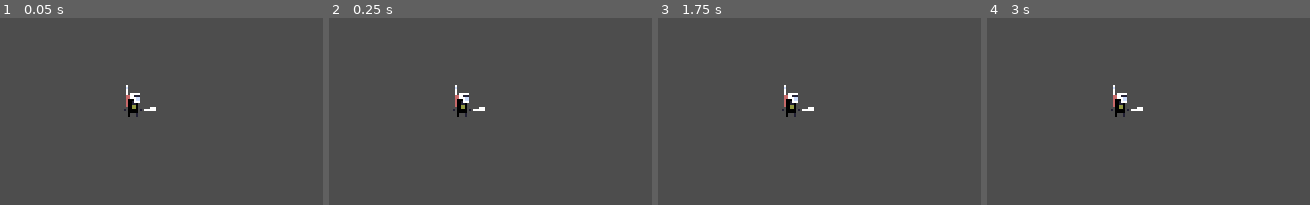
Above: before the commit, frames 1-4 (left to right).
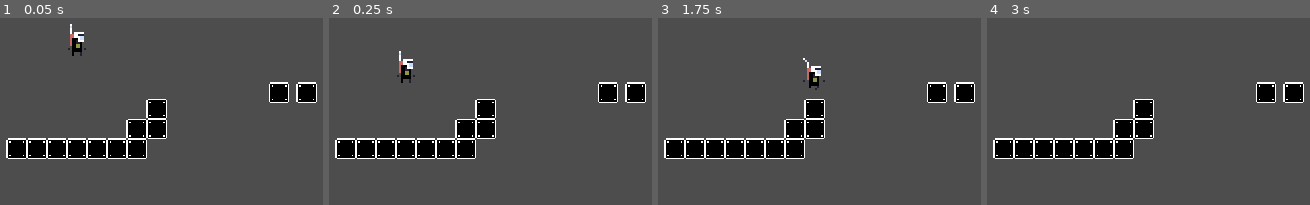
Above: after the commit, the same moments.

Repository: jsonify/Platform
Game: Godot game, scene res://World/world.tscn
The game is run twice, just before and just after one commit, with the same random seed, the same clock (stepped at 60 frames per second) and the same inputs.
Inputs:
- Up to frame 1 (0.05 s): no input
- Up to frame 2 (0.25 s): no input
- Up to frame 3 (1.75 s): tap Enter (ui_accept) at 0.5, 0.6, 0.77, 1.07, 1.35, 1.52 s; hold Right (ui_right) from 0.53 s (still down)
- Up to frame 4 (3 s): tap Enter (ui_accept) at 1.82, 2.1, 2.75, 2.85 s; release Right (ui_right) at 2.03 s; hold Left (ui_left) 2.03-2.78 s; hold Right (ui_right) from 2.78 s (still down)

The runs differ from the first frame. In frame 1, 9.2% of the frame differs, in the area x 1-99%, y 3-76%; in frame 2, 9.2%; in frame 3, 9.2%; in frame 4, 8.7%.

Commit message:
Got flying to work

Diff:
--- /dev/null
+++ b/Player/player.gd
@@ -0,0 +1,81 @@
+extends CharacterBody2D
+
+@export var SPEED := 100.0
+@export var JUMP_VELOCITY := -160.0
+@export var JUMP_RELEASE_FORCE := -40
+@export var MAX_SPEED := 75
+@export var ACCELERATION := 10
+@export var FRICTION := 10
+@export var GRAVITY := 5
+@export var ADDITIONAL_FALL_GRAVITY := 2
+@export var THRUST := -1
+@export var MAX_THRUST := 50
+
+@onready var animated_sprite := $AnimatedSprite2D
+@onready var animation_player := $AnimationPlayer
+
+enum state {
+	RUN,
+	JUMP,
+	FALL,
+	IDLE
+}
+
+# Get the gravity from the project settings to be synced with RigidBody nodes.
+var gravity = ProjectSettings.get_setting("physics/2d/default_gravity")
+
+func _physics_process(delta):
+	apply_gravity()
+	var input = Vector2.ZERO
+	input.x = Input.get_action_strength("ui_right") - Input.get_action_strength("ui_left")
+	if Input.is_action_pressed("ui_up"):
+
+		apply_thrust()
+
+	if input.x == 0:
+		animated_sprite.play("Idle")
+		apply_friction()
+	else:
+		animated_sprite.play("Run")
+
+		apply_acceleration(input.x)
+
+
+	if is_on_floor():
+		if Input.is_action_just_pressed("ui_accept"):
+			velocity.y = JUMP_VELOCITY
+	else:
+		if Input.is_action_just_released("ui_accept") and velocity.y < JUMP_RELEASE_FORCE:
+			velocity.y = JUMP_RELEASE_FORCE
+	fast_fall()
+	move_and_slide()
+
+func apply_thrust():
+#	animated_sprite.play("Fly")
+	velocity.y = lerp(0, MAX_THRUST, THRUST)
+
+func fast_fall():
+	if velocity.y > 0:
+#		animated_sprite.play("Fall")
+		velocity.y += ADDITIONAL_FALL_GRAVITY
+
+func apply_gravity():
+	velocity.y += GRAVITY
+
+func apply_acceleration(amount):
+	velocity.x = move_toward(velocity.x, MAX_SPEED * amount, ACCELERATION)
+
+func apply_friction():
+	velocity.x = move_toward(velocity.x, 0, FRICTION)
+
+func run_state():
+	pass
+
+func jump_state():
+	pass
+
+func fall_state():
+	pass
+
+func idle_state():
+	pass
--- a/Player/player.tscn
+++ b/Player/player.tscn
@@ -1,40 +1,194 @@
-[gd_scene load_steps=11 format=3 uid="uid://ddi8mvrcfnwit"]
-
-[ext_resource type="Texture2D" uid="uid://7m63d0kgelyv" path="res://Player/hero-run-jump-fall-idle.png" id="1_jqh8d"]
-
-[sub_resource type="AtlasTexture" id="AtlasTexture_wbatd"]
-atlas = ExtResource("1_jqh8d")
+[gd_scene load_steps=36 format=3 uid="uid://ddi8mvrcfnwit"]
+
+[ext_resource type="Script" path="res://Player/player.gd" id="1_rwnf5"]
+[ext_resource type="Texture2D" uid="uid://gqm6e10af7tq" path="res://Player/hero-run-hop-fall-idle_NO-WEAPON.png" id="2_bdphv"]
+[ext_resource type="Texture2D" uid="uid://bqlxrqlwf5x0o" path="res://Player/hero-fly-stop-start.png" id="3_ey3d5"]
+
+[sub_resource type="AtlasTexture" id="AtlasTexture_f25wg"]
+atlas = ExtResource("2_bdphv")
+region = Rect2(406, 0, 29, 22)
+
+[sub_resource type="AtlasTexture" id="AtlasTexture_kogc8"]
+atlas = ExtResource("2_bdphv")
+region = Rect2(377, 0, 29, 22)
+
+[sub_resource type="AtlasTexture" id="AtlasTexture_hhgxa"]
+atlas = ExtResource("2_bdphv")
+region = Rect2(348, 0, 29, 22)
+
+[sub_resource type="AtlasTexture" id="AtlasTexture_uihqr"]
+atlas = ExtResource("2_bdphv")
+region = Rect2(319, 0, 29, 22)
+
+[sub_resource type="AtlasTexture" id="AtlasTexture_g30t3"]
+atlas = ExtResource("3_ey3d5")
+region = Rect2(0, 0, 23, 34)
+
+[sub_resource type="AtlasTexture" id="AtlasTexture_hyjpd"]
+atlas = ExtResource("3_ey3d5")
+region = Rect2(23, 0, 23, 34)
+
+[sub_resource type="AtlasTexture" id="AtlasTexture_iao2m"]
+atlas = ExtResource("3_ey3d5")
+region = Rect2(46, 0, 23, 34)
+
+[sub_resource type="AtlasTexture" id="AtlasTexture_6hoa8"]
+atlas = ExtResource("3_ey3d5")
+region = Rect2(69, 0, 23, 34)
+
+[sub_resource type="AtlasTexture" id="AtlasTexture_vi8b6"]
+atlas = ExtResource("3_ey3d5")
+region = Rect2(184, 0, 23, 34)
+
+[sub_resource type="AtlasTexture" id="AtlasTexture_3lt6g"]
+atlas = ExtResource("3_ey3d5")
+region = Rect2(207, 0, 23, 34)
+
+[sub_resource type="AtlasTexture" id="AtlasTexture_d12ih"]
+atlas = ExtResource("3_ey3d5")
+region = Rect2(230, 0, 23, 34)
+
+[sub_resource type="AtlasTexture" id="AtlasTexture_sd3n6"]
+atlas = ExtResource("3_ey3d5")
+region = Rect2(253, 0, 23, 34)
+
+[sub_resource type="AtlasTexture" id="AtlasTexture_oi70c"]
+atlas = ExtResource("3_ey3d5")
+region = Rect2(92, 0, 23, 34)
+
+[sub_resource type="AtlasTexture" id="AtlasTexture_516h2"]
+atlas = ExtResource("3_ey3d5")
+region = Rect2(115, 0, 23, 34)
+
+[sub_resource type="AtlasTexture" id="AtlasTexture_yi4sd"]
+atlas = ExtResource("3_ey3d5")
+region = Rect2(138, 0, 23, 34)
+
+[sub_resource type="AtlasTexture" id="AtlasTexture_neaot"]
+atlas = ExtResource("3_ey3d5")
+region = Rect2(161, 0, 23, 34)
+
+[sub_resource type="AtlasTexture" id="AtlasTexture_t8vf2"]
+atlas = ExtResource("2_bdphv")
 region = Rect2(435, 0, 29, 22)
 
-[sub_resource type="AtlasTexture" id="AtlasTexture_klt78"]
-atlas = ExtResource("1_jqh8d")
+[sub_resource type="AtlasTexture" id="AtlasTexture_nimd5"]
+atlas = ExtResource("2_bdphv")
+region = Rect2(145, 0, 29, 22)
+
+[sub_resource type="AtlasTexture" id="AtlasTexture_poe3r"]
+atlas = ExtResource("2_bdphv")
+region = Rect2(290, 0, 29, 22)
+
+[sub_resource type="AtlasTexture" id="AtlasTexture_bas4n"]
+atlas = ExtResource("2_bdphv")
+region = Rect2(261, 0, 29, 22)
+
+[sub_resource type="AtlasTexture" id="AtlasTexture_bb7my"]
+atlas = ExtResource("2_bdphv")
+region = Rect2(232, 0, 29, 22)
+
+[sub_resource type="AtlasTexture" id="AtlasTexture_10fwy"]
+atlas = ExtResource("2_bdphv")
+region = Rect2(203, 0, 29, 22)
+
+[sub_resource type="AtlasTexture" id="AtlasTexture_mj6mv"]
+atlas = ExtResource("2_bdphv")
+region = Rect2(174, 0, 29, 22)
+
+[sub_resource type="AtlasTexture" id="AtlasTexture_83180"]
+atlas = ExtResource("2_bdphv")
 region = Rect2(0, 0, 29, 22)
 
-[sub_resource type="AtlasTexture" id="AtlasTexture_vexw5"]
-atlas = ExtResource("1_jqh8d")
+[sub_resource type="AtlasTexture" id="AtlasTexture_dpu61"]
+atlas = ExtResource("2_bdphv")
 region = Rect2(29, 0, 29, 22)
 
-[sub_resource type="AtlasTexture" id="AtlasTexture_vyqv0"]
-atlas = ExtResource("1_jqh8d")
+[sub_resource type="AtlasTexture" id="AtlasTexture_nna14"]
+atlas = ExtResource("2_bdphv")
 region = Rect2(58, 0, 29, 22)
 
-[sub_resource type="AtlasTexture" id="AtlasTexture_ysmou"]
-atlas = ExtResource("1_jqh8d")
+[sub_resource type="AtlasTexture" id="AtlasTexture_b2c2k"]
+atlas = ExtResource("2_bdphv")
 region = Rect2(87, 0, 29, 22)
 
-[sub_resource type="AtlasTexture" id="AtlasTexture_isjso"]
-atlas = ExtResource("1_jqh8d")
+[sub_resource type="AtlasTexture" id="AtlasTexture_pji1t"]
+atlas = ExtResource("2_bdphv")
 region = Rect2(116, 0, 29, 22)
-
-[sub_resource type="AtlasTexture" id="AtlasTexture_oyyer"]
-atlas = ExtResource("1_jqh8d")
-region = Rect2(145, 0, 29, 22)
 
 [sub_resource type="SpriteFrames" id="SpriteFrames_t0txb"]
 animations = [{
 "frames": [{
 "duration": 1.0,
-"texture": SubResource("AtlasTexture_wbatd")
+"texture": SubResource("AtlasTexture_f25wg")
+}, {
+"duration": 1.0,
+"texture": SubResource("AtlasTexture_kogc8")
+}, {
+"duration": 1.0,
+"texture": SubResource("AtlasTexture_hhgxa")
+}, {
+"duration": 1.0,
+"texture": SubResource("AtlasTexture_uihqr")
+}],
+"loop": true,
+"name": &"Fall",
+"speed": 5.0
+}, {
+"frames": [{
+"duration": 1.0,
+"texture": SubResource("AtlasTexture_g30t3")
+}, {
+"duration": 1.0,
+"texture": SubResource("AtlasTexture_hyjpd")
+}, {
+"duration": 1.0,
+"texture": SubResource("AtlasTexture_iao2m")
+}, {
+"duration": 1.0,
+"texture": SubResource("AtlasTexture_6hoa8")
+}],
+"loop": true,
+"name": &"Fly",
+"speed": 5.0
+}, {
+"frames": [{
+"duration": 1.0,
+"texture": SubResource("AtlasTexture_vi8b6")
+}, {
+"duration": 1.0,
+"texture": SubResource("AtlasTexture_3lt6g")
+}, {
+"duration": 1.0,
+"texture": SubResource("AtlasTexture_d12ih")
+}, {
+"duration": 1.0,
+"texture": SubResource("AtlasTexture_sd3n6")
+}],
+"loop": false,
+"name": &"FlyStart",
+"speed": 5.0
+}, {
+"frames": [{
+"duration": 1.0,
+"texture": SubResource("AtlasTexture_oi70c")
+}, {
+"duration": 1.0,
+"texture": SubResource("AtlasTexture_516h2")
+}, {
+"duration": 1.0,
+"texture": SubResource("AtlasTexture_yi4sd")
+}, {
+"duration": 1.0,
+"texture": SubResource("AtlasTexture_neaot")
+}],
+"loop": false,
+"name": &"FlyStop",
+"speed": 5.0
+}, {
+"frames": [{
+"duration": 1.0,
+"texture": SubResource("AtlasTexture_t8vf2")
 }],
 "loop": true,
 "name": &"Idle",
@@ -42,22 +196,42 @@
 }, {
 "frames": [{
 "duration": 1.0,
-"texture": SubResource("AtlasTexture_klt78")
-}, {
-"duration": 1.0,
-"texture": SubResource("AtlasTexture_vexw5")
-}, {
-"duration": 1.0,
-"texture": SubResource("AtlasTexture_vyqv0")
-}, {
-"duration": 1.0,
-"texture": SubResource("AtlasTexture_ysmou")
-}, {
-"duration": 1.0,
-"texture": SubResource("AtlasTexture_isjso")
-}, {
-"duration": 1.0,
-"texture": SubResource("AtlasTexture_oyyer")
+"texture": SubResource("AtlasTexture_nimd5")
+}, {
+"duration": 1.0,
+"texture": SubResource("AtlasTexture_poe3r")
+}, {
+"duration": 1.0,
+"texture": SubResource("AtlasTexture_bas4n")
+}, {
+"duration": 1.0,
+"texture": SubResource("AtlasTexture_bb7my")
+}, {
+"duration": 1.0,
+"texture": SubResource("AtlasTexture_10fwy")
+}, {
+"duration": 1.0,
+"texture": SubResource("AtlasTexture_mj6mv")
+}],
+"loop": true,
+"name": &"Jump",
+"speed": 5.0
+}, {
+"frames": [{
+"duration": 1.0,
+"texture": SubResource("AtlasTexture_83180")
+}, {
+"duration": 1.0,
+"texture": SubResource("AtlasTexture_dpu61")
+}, {
+"duration": 1.0,
+"texture": SubResource("AtlasTexture_nna14")
+}, {
+"duration": 1.0,
+"texture": SubResource("AtlasTexture_b2c2k")
+}, {
+"duration": 1.0,
+"texture": SubResource("AtlasTexture_pji1t")
 }],
 "loop": true,
 "name": &"Run",
@@ -67,15 +241,29 @@
 [sub_resource type="RectangleShape2D" id="RectangleShape2D_c6wdv"]
 size = Vector2(5, 9)
 
+[sub_resource type="Animation" id="Animation_46pvq"]
+resource_name = "Fly"
+
+[sub_resource type="AnimationLibrary" id="AnimationLibrary_5yn1o"]
+_data = {
+"Fly": SubResource("Animation_46pvq")
+}
+
 [node name="Player" type="CharacterBody2D"]
+script = ExtResource("1_rwnf5")
 
 [node name="AnimatedSprite2D" type="AnimatedSprite2D" parent="."]
 texture_filter = 1
 position = Vector2(0, -10)
 sprite_frames = SubResource("SpriteFrames_t0txb")
-animation = &"Idle"
-frame_progress = 0.477798
+animation = &"Fly"
+autoplay = "Fly"
 
 [node name="CollisionShape2D" type="CollisionShape2D" parent="."]
 position = Vector2(0, -4.5)
 shape = SubResource("RectangleShape2D_c6wdv")
+
+[node name="AnimationPlayer" type="AnimationPlayer" parent="."]
+libraries = {
+"": SubResource("AnimationLibrary_5yn1o")
+}
--- a/World/block.tscn
+++ b/World/block.tscn
@@ -6,6 +6,7 @@
 size = Vector2(14, 14)
 
 [node name="Block" type="StaticBody2D"]
+scale = Vector2(0.75, 0.75)
 
 [node name="ColorRect" type="ColorRect" parent="."]
 offset_left = -6.0
--- a/World/world.tscn
+++ b/World/world.tscn
@@ -1,8 +1,45 @@
-[gd_scene load_steps=2 format=3 uid="uid://dld5nh6weku2o"]
+[gd_scene load_steps=3 format=3 uid="uid://dld5nh6weku2o"]
 
 [ext_resource type="PackedScene" uid="uid://ddi8mvrcfnwit" path="res://Player/player.tscn" id="1_h5f1e"]
+[ext_resource type="PackedScene" uid="uid://drhojhg072t75" path="res://World/block.tscn" id="2_5wr86"]
 
 [node name="World" type="Node2D"]
 
 [node name="Player" parent="." instance=ExtResource("1_h5f1e")]
-position = Vector2(128, 88)
+position = Vector2(100, 57)
+
+[node name="Block" parent="." instance=ExtResource("2_5wr86")]
+position = Vector2(80, 104)
+
+[node name="Block2" parent="." instance=ExtResource("2_5wr86")]
+position = Vector2(70, 104)
+
+[node name="Block3" parent="." instance=ExtResource("2_5wr86")]
+position = Vector2(90, 104)
+
+[node name="Block4" parent="." instance=ExtResource("2_5wr86")]
+position = Vector2(100, 104)
+
+[node name="Block5" parent="." instance=ExtResource("2_5wr86")]
+position = Vector2(110, 104)
+
+[node name="Block6" parent="." instance=ExtResource("2_5wr86")]
+position = Vector2(120, 104)
+
+[node name="Block7" parent="." instance=ExtResource("2_5wr86")]
+position = Vector2(130, 104)
+
+[node name="Block8" parent="." instance=ExtResource("2_5wr86")]
+position = Vector2(130, 94)
+
+[node name="Block9" parent="." instance=ExtResource("2_5wr86")]
+position = Vector2(140, 94)
+
+[node name="Block10" parent="." instance=ExtResource("2_5wr86")]
+position = Vector2(140, 84)
+
+[node name="Block11" parent="." instance=ExtResource("2_5wr86")]
+position = Vector2(201, 76)
+
+[node name="Block12" parent="." instance=ExtResource("2_5wr86")]
+position = Vector2(215, 76)
Binary file added: Player/hero-fly-stop-start.png
Not shown, added: Player/hero-fly-stop-start.png.import
Binary file added: Player/hero-run-hop-fall-idle_NO-WEAPON.png
Not shown, added: Player/hero-run-hop-fall-idle_NO-WEAPON.png.import
